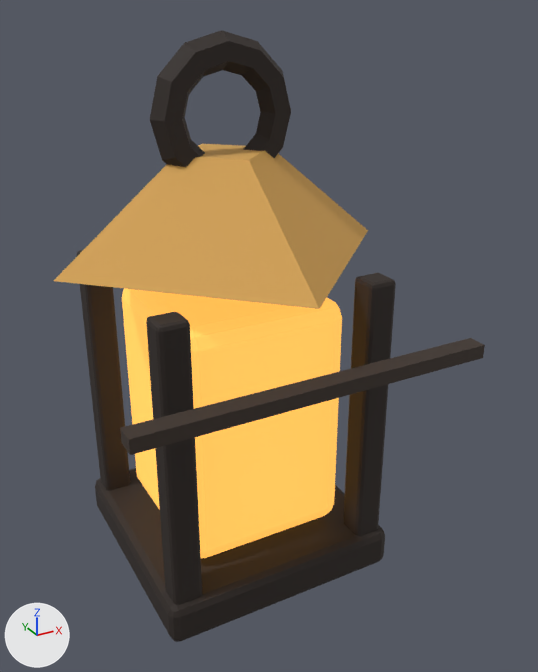
Two versions of the glTF model exports/props/kit_lantern.glb, one commit apart.
Rendered twice from a 50 mm camera at (-0.277, -0.582, 0.351) aimed at (0.027, -0.029, 0.074). The axes (+X, +Y, +Z) are drawn at lower left. The lights are the same throughout. The first picture is the older version.

In view in the first picture: 'Lantern amber glass', 'Lantern bottom', 'Lantern corner', 'Lantern corner.001', 'Lantern corner.002', 'Lantern hanger', 'Lantern roof', 'Woodland worn prop binding.001'.
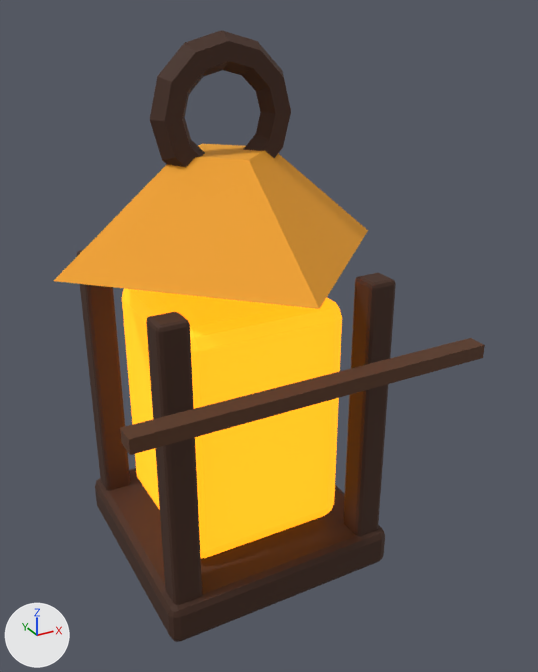
Edits to the bpy script that builds the scene:
```text
Change mat_window:
    mat_window.base_color: (0.721, 0.367, 0.0662) -> (1.0, 0.367, 0.00657)  # orange #dda349 -> orange #ffa313
    mat_window.emission_color: (0.887, 0.451, 0.0815) -> (1.0, 0.367, 0.00657)  # orange #f2b351 -> orange #ffa313
    mat_window.emission_strength: 1.0 -> 1.23
Change mat_wood_dark:
    mat_wood_dark.base_color: (0.0247, 0.0163, 0.0126) -> (0.0529, 0.0185, 0.00785)  # brown #2c221d -> brown #412516
Change mat_gold:
    mat_gold.base_color: (0.677, 0.377, 0.0912) -> (0.911, 0.38, 0.0196)  # orange #d7a555 -> orange #f5a626
Change mat_leather:
    mat_leather.base_color: (0.0441, 0.0295, 0.0217) -> (0.0946, 0.0347, 0.0125)  # brown #3b3029 -> brown #57341d
```

Changed parts and their boxes (x1, y1, x2, y2) in the pictures (538 x 672 px):
'Lantern amber glass', recoloured, surface changed: (122, 289, 342, 558) in both
'Lantern roof', recoloured: (54, 144, 368, 309) in both
'Lantern bottom', recoloured: (95, 468, 385, 640) in both
'Lantern corner', recoloured: (146, 312, 202, 605) in both
'Woodland worn prop binding.001', recoloured: (120, 338, 485, 455) in both
'Lantern hanger', recoloured: (150, 30, 291, 167) in both
'Lantern corner.002', recoloured: (343, 273, 396, 536) in both
'Lantern corner.001', recoloured: (77, 250, 130, 490) in both
